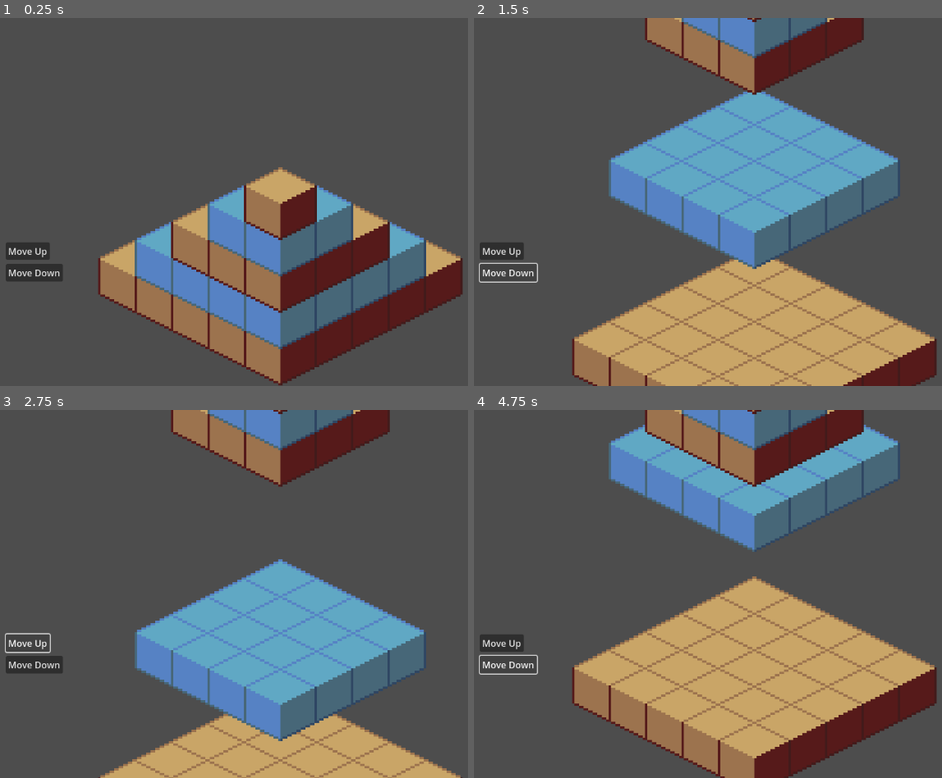
Above: before the commit, frames 1-4 (two rows, left to right).
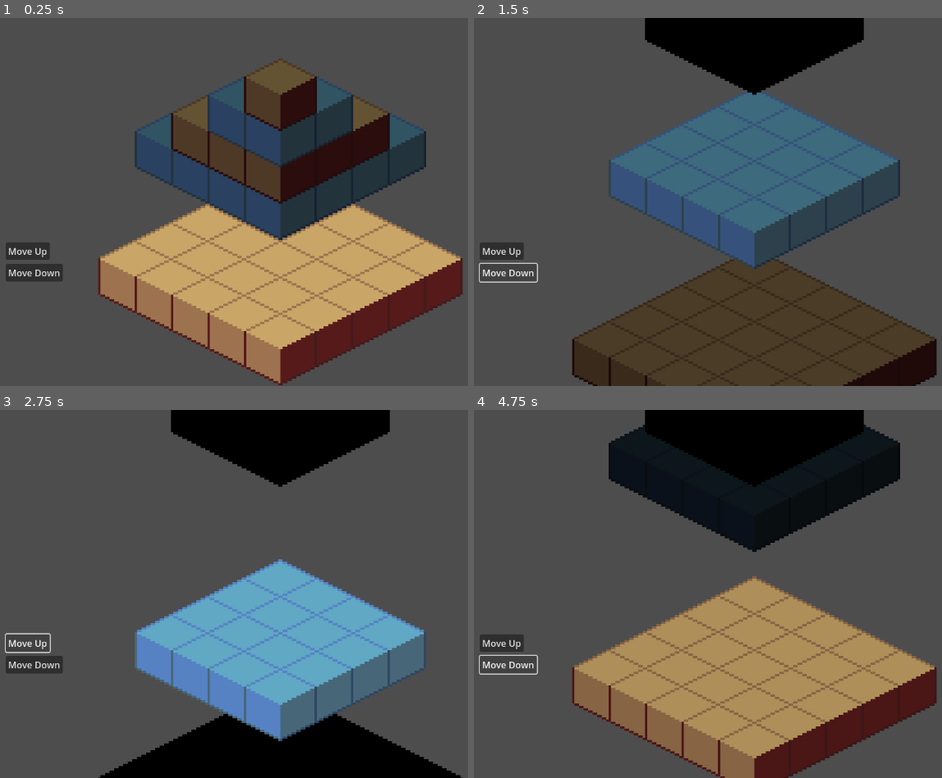
Above: after the commit, the same moments.

Repository: austin226/godot-isometric-demo
Game: Godot game, scene res://level.tscn
Two runs of this game, one before a commit and one after it. Both use one fixed random seed, a clock stepped at 60 frames per second and the inputs below.
Inputs:
- Up to frame 1 (0.25 s): no input
- Up to frame 2 (1.5 s): click "Move Up" at 0.5 s; click "Move Down" at 1.25 s
- Up to frame 3 (2.75 s): click "Move Up" at 2 s
- Up to frame 4 (4.75 s): click "Move Down" at 2.75 s; click "Move Up" at 3.5 s; click "Move Down" at 4.25 s

The runs differ from the first frame. In frame 1, 33% of the frame differs, in the area x 28-92%, y 10-90%; in frame 2, 44%, in the area x 21-99%, y 0-100%; in frame 3, 14%; in frame 4, 34%.

Commit message:
Modulate color on focus change

Diff:
--- a/grid/grid.gd
+++ b/grid/grid.gd
@@ -11,11 +11,14 @@
 const EXTRA_LAYER_GAP_DOWN: float = Coord.COORDINATE_SCALE * 7
 const EXTRA_LAYER_GAP_UP: float = Coord.COORDINATE_SCALE * 12
 const LAYER_MOVE_DURATION_S: float = 0.5
+const LAYER_MODULATE_FOCUS: Color = Color.WHITE
+const LAYER_MODULATE_NO_FOCUS: Color = Color.BLACK
 
 
 func _ready():
 	if not Engine.is_editor_hint():
 		$"/root/G_GameState".focus_layer_changed.connect(_on_focus_layer_changed)
+		focused_layer = 0
 	for child in get_children():
 		if child is GridLayer:
 			var layer = child as GridLayer
@@ -43,23 +46,28 @@
 func _default_layer_position_y(layer_number: int) -> float:
 	return -2 * Coord.COORDINATE_SCALE * layer_number
 
-func _move_layer_to_y(layer: GridLayer, y: float) -> void:
+func _move_layer_to_y(layer: GridLayer, y: float, is_focus: bool) -> void:
 	if Engine.is_editor_hint():
 		# Just snap immediately
 		layer.position.y = y
 	else:
+		var modulate_color = LAYER_MODULATE_FOCUS if is_focus else LAYER_MODULATE_NO_FOCUS
 		var tween = get_tree().create_tween()
 		tween.tween_property(layer, "position:y", y, LAYER_MOVE_DURATION_S)
+		tween.parallel().tween_property(layer, "modulate", modulate_color, LAYER_MOVE_DURATION_S)
 
 func _set_focused_layer(value: int) -> void:
 	_focused_layer = value
 	for layer in _get_sorted_layers():
+		var is_focus = true
 		var y = _default_layer_position_y(layer.layer_number)
 		if layer.layer_number < _focused_layer:
 			y += EXTRA_LAYER_GAP_DOWN
+			is_focus = false
 		elif layer.layer_number > _focused_layer:
 			y -= EXTRA_LAYER_GAP_UP
-		_move_layer_to_y(layer, y)
+			is_focus = false
+		_move_layer_to_y(layer, y, is_focus)
 	print("Focused layer: %d" % value)
 
 func _sort_layers(a: GridLayer, b: GridLayer) -> bool:
--- a/level.tscn
+++ b/level.tscn
@@ -19,27 +19,27 @@
 [node name="Ground" parent="Grid" instance=ExtResource("1_kagpb")]
 
 [node name="Floor1" parent="Grid" instance=ExtResource("1_kagpb")]
-position = Vector2(0, -64)
+position = Vector2(0, -448)
 width = 4
 height = 4
 tile_prefab = ExtResource("3_1bogi")
 layer_number = 1
 
 [node name="Floor2" parent="Grid" instance=ExtResource("1_kagpb")]
-position = Vector2(0, -128)
+position = Vector2(0, -512)
 width = 3
 height = 3
 layer_number = 2
 
 [node name="Floor3" parent="Grid" instance=ExtResource("1_kagpb")]
-position = Vector2(0, -192)
+position = Vector2(0, -576)
 width = 2
 height = 2
 tile_prefab = ExtResource("3_1bogi")
 layer_number = 3
 
 [node name="Floor4" parent="Grid" instance=ExtResource("1_kagpb")]
-position = Vector2(0, -256)
+position = Vector2(0, -640)
 width = 1
 height = 1
 layer_number = 4
